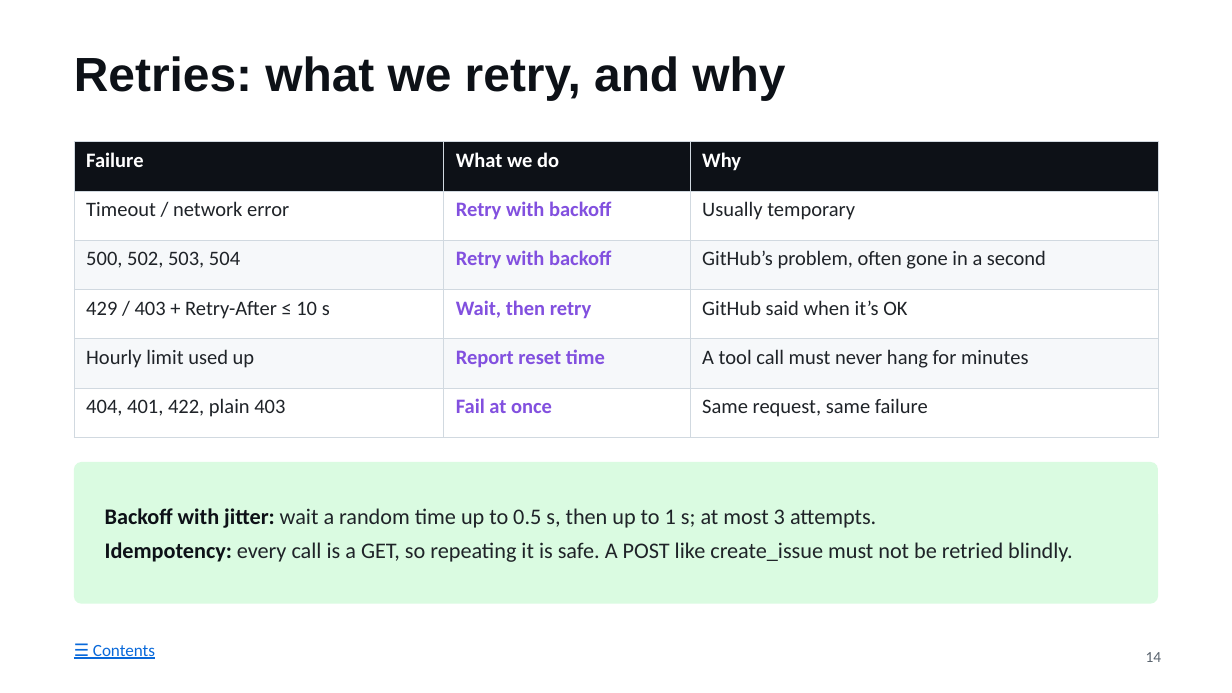
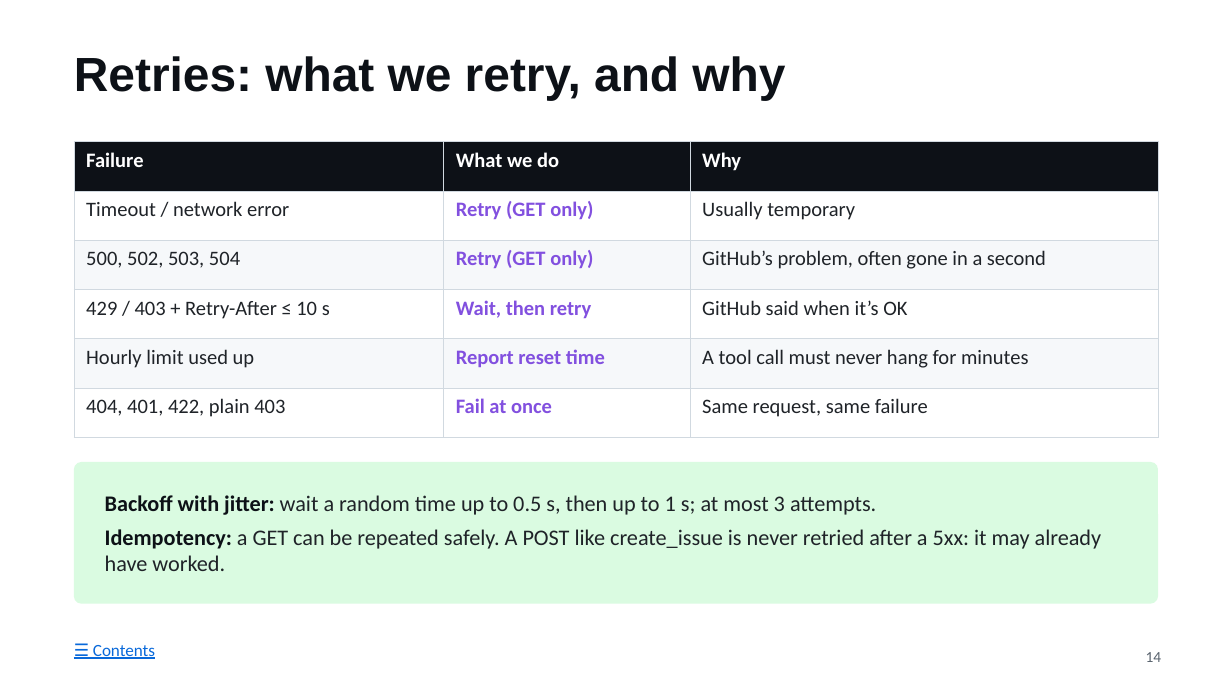
Before and after one commit to prasad976999/github-mcp-server, a slide deck: slide 14 of docs/STUDY-GUIDE.pptx. Drawn at 1232x693 pixels with LibreOffice and Linux fonts; fonts in the diff are those of the drawing. Boxes give left, top, right and bottom in pixels: in the first picture for what was removed or moved away, otherwise in the second. Text is boxed around its words. In the diff, an @@ line names an element or a change of style, - is before the commit and + after.

```diff
--- a/docs/STUDY-GUIDE.pptx
+++ b/docs/STUDY-GUIDE.pptx
@@ table at (x1=74, y1=142, x2=1158, y2=421) @@
-row 2, column 2: Retry with backoff
+row 2, column 2: Retry (GET only)
-row 3, column 2: Retry with backoff
+row 3, column 2: Retry (GET only)
@@ text at (x1=105, y1=529, x2=1102, y2=571): text changed @@
-Idempotency: every call is a GET, so repeating it is safe. A POST like create_issue must not be retried blindly.
+Idempotency: a GET can be repeated safely. A POST like create_issue is never retried after a 5xx: it may already have worked.
```
Also in this commit, not shown: 50 other slides changed, 13 slides added, 10 other files.
